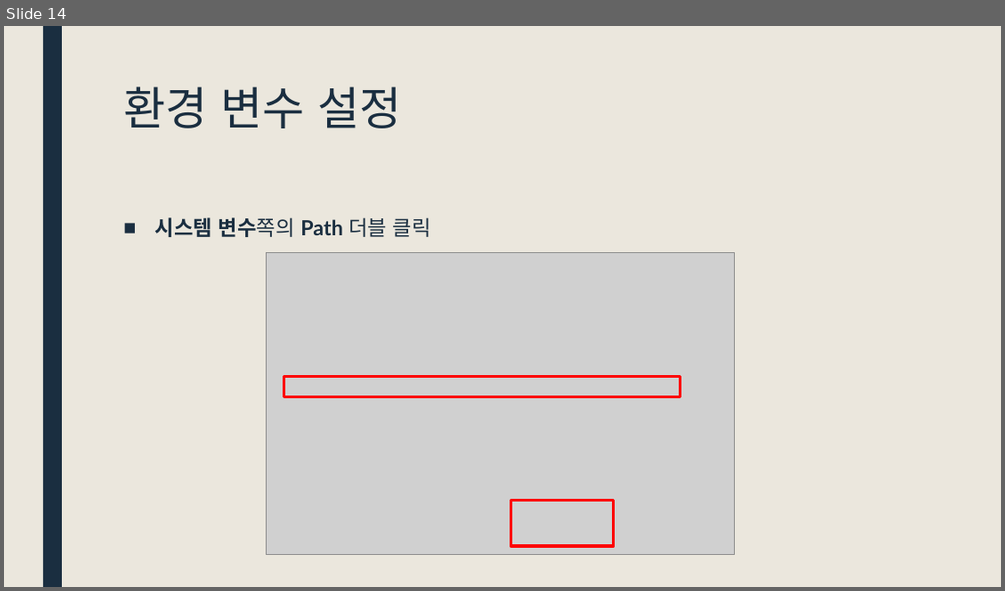
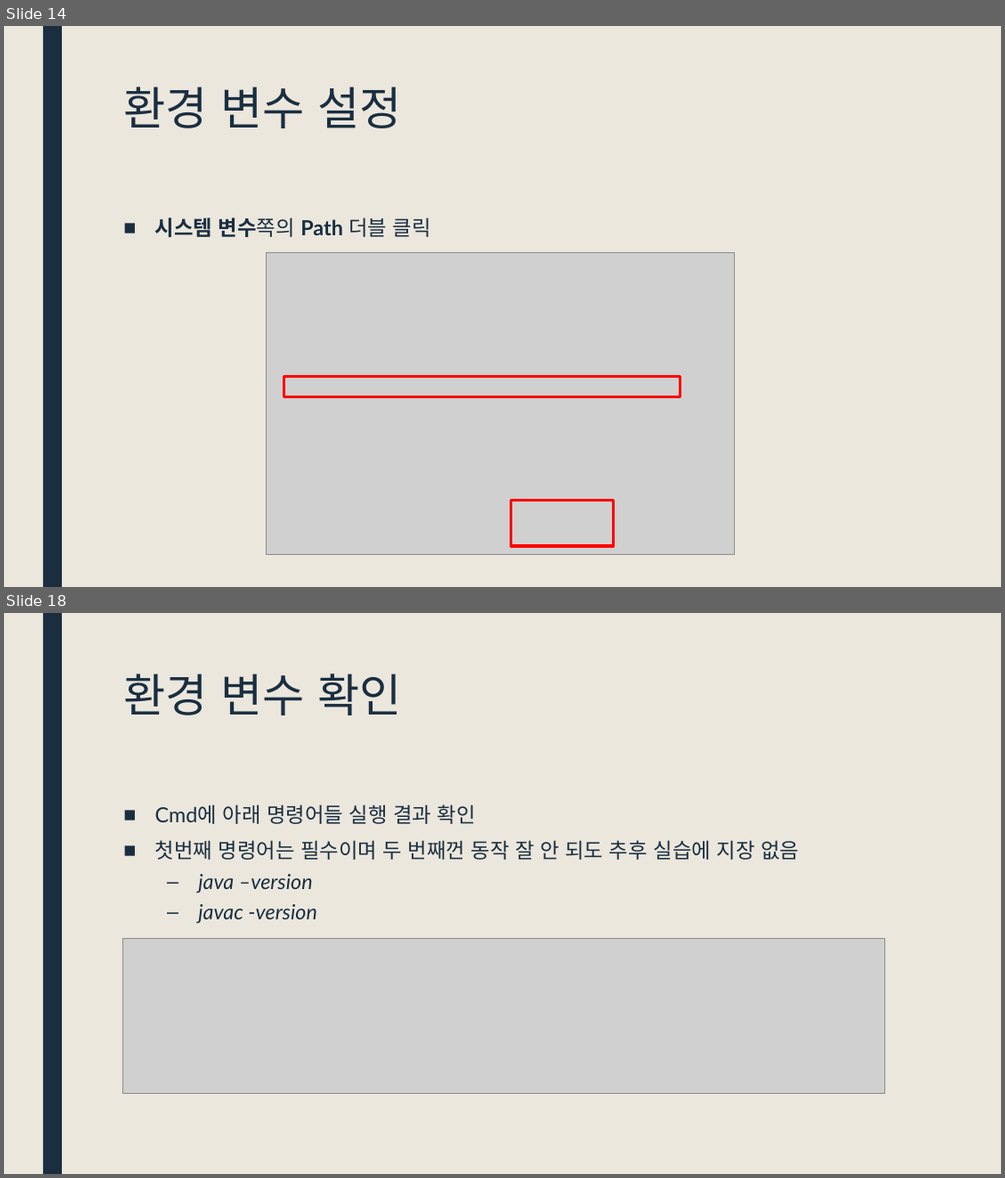
Before and after one commit to DongJoonLeeDJ/AI_305_7_20220627, a slide deck: djJava/자바 환경 설정.pptx. Shown one above the other, each under a label of ours: slide 14 before the commit, slides 14 and 18 after it; the slides between them are not shown. The pictures are 1005x591 and 1005x1178 pixels, drawn with LibreOffice and Linux fonts; fonts in the diff are those of the drawing; grey boxes stand for pictures. Boxes give left, top, right and bottom in pixels: in the first picture for what was removed or moved away, otherwise in the second. Text is boxed around its words. In the diff, an @@ line names an element or a change of style, - is before the commit and + after.

```diff
--- a/djJava/자바 환경 설정.pptx
+++ b/djJava/자바 환경 설정.pptx
@@ slide 18 added at bbox=[4, 613, 1001, 1174], background #EBE7DD; not listed: 1 template element that a slide beside it also shows @@
@@ title added at bbox=[123, 674, 401, 715], 44 pt, text #1A2E40 @@
+환경 변수 확인
@@ text added at bbox=[155, 804, 799, 923], 20 pt, text #1A2E40 @@
+■ Cmd에 아래 명령어들 실행 결과 확인
+■ 첫번째 명령어는 필수이며 두 번째껀 동작 잘 안 되도 추후 실습에 지장 없음
+  – java –version
+  – javac -version
@@ picture added at bbox=[123, 938, 886, 1093] @@
```
Also in this commit, not shown: 8 slides changed, 2 other slides added.
